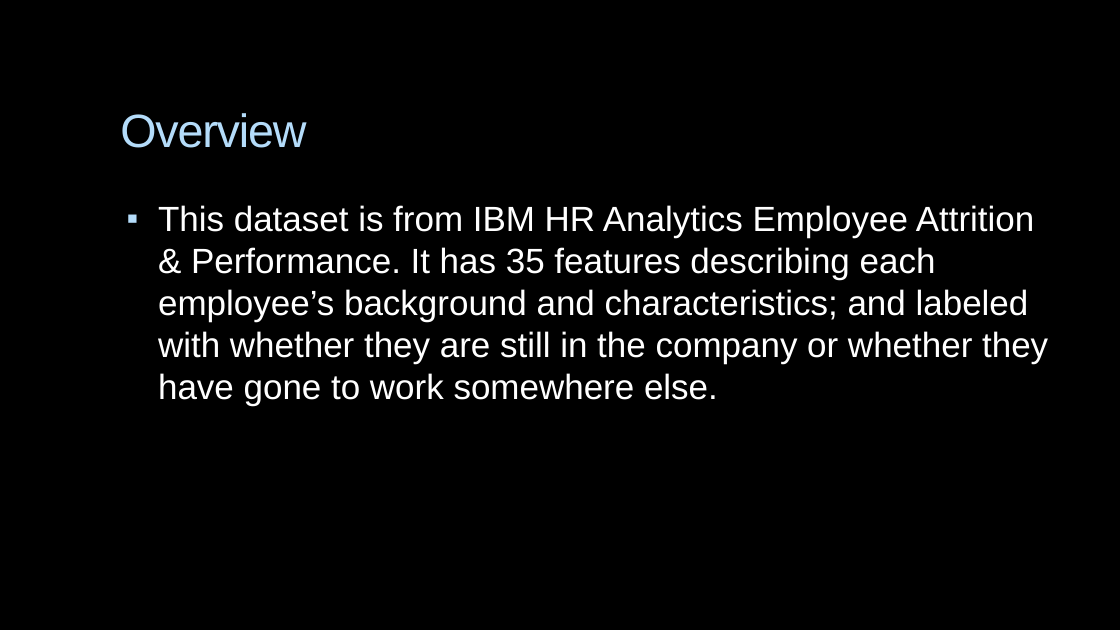
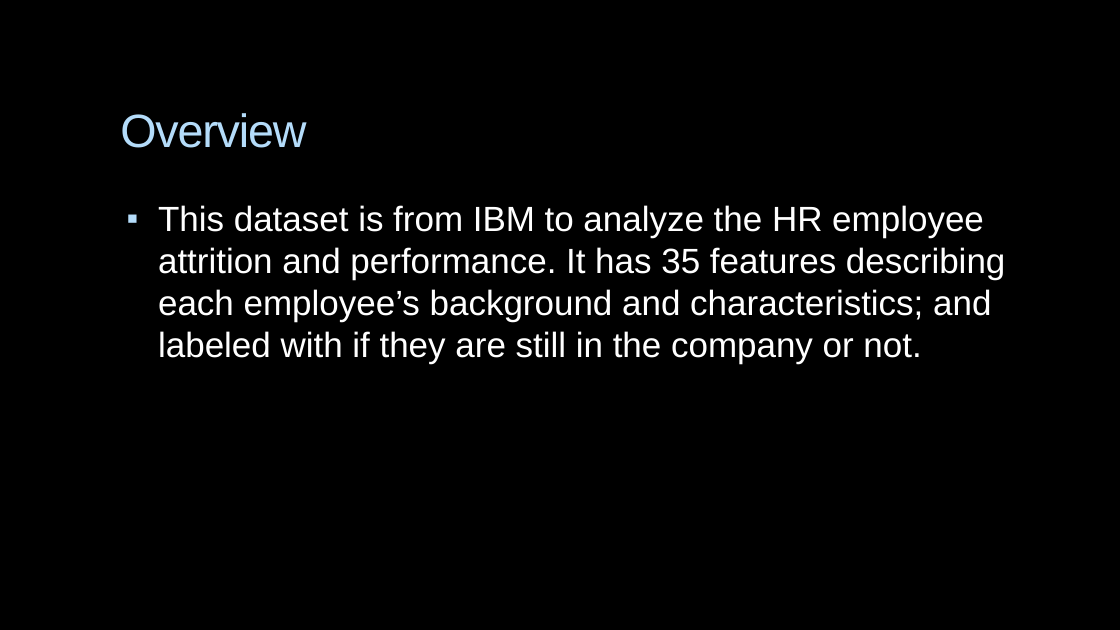
Before and after one commit to aya1fouad/Power_BI_Dashboards, a slide deck: slide 3 of Anayzing_IBM_HR_Employee_Attrition/HR Employees Attrition.pptx. Drawn at 1120x630 pixels with LibreOffice and Linux fonts; fonts in the diff are those of the drawing; background and template pictures are left out. Boxes give left, top, right and bottom in pixels: in the first picture for what was removed or moved away, otherwise in the second. Text is boxed around its words. In the diff, an @@ line names an element or a change of style, - is before the commit and + after.

```diff
--- a/Anayzing_IBM_HR_Employee_Attrition/HR Employees Attrition.pptx
+++ b/Anayzing_IBM_HR_Employee_Attrition/HR Employees Attrition.pptx
@@ text at (x1=158, y1=205, x2=1005, y2=364): text changed @@
-▪ This dataset is from IBM HR Analytics Employee Attrition & Performance. It has 35 features describing each employee’s background and characteristics; and labeled with whether they are still in the company or whether they have gone to work somewhere else.
+▪ This dataset is from IBM to analyze the HR employee attrition and performance. It has 35 features describing each employee’s background and characteristics; and labeled with if they are still in the company or not.
```
Also in this commit, not shown: 17 other slides changed, 1 slide added, 1 other file.
